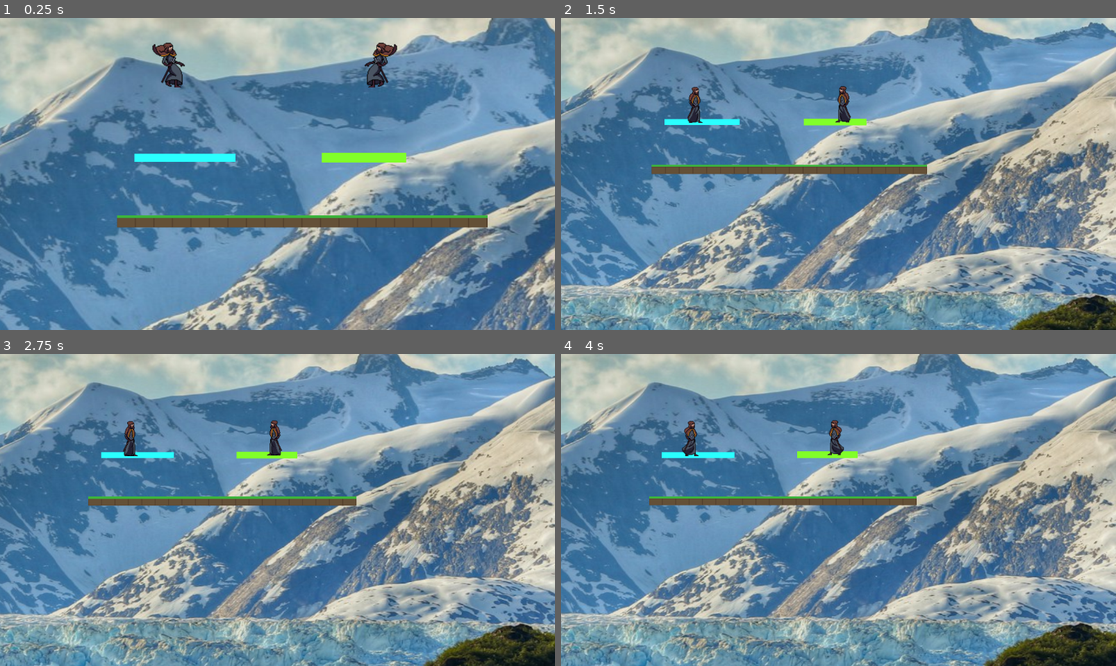
Above: before the commit, frames 1-4 (two rows, left to right).
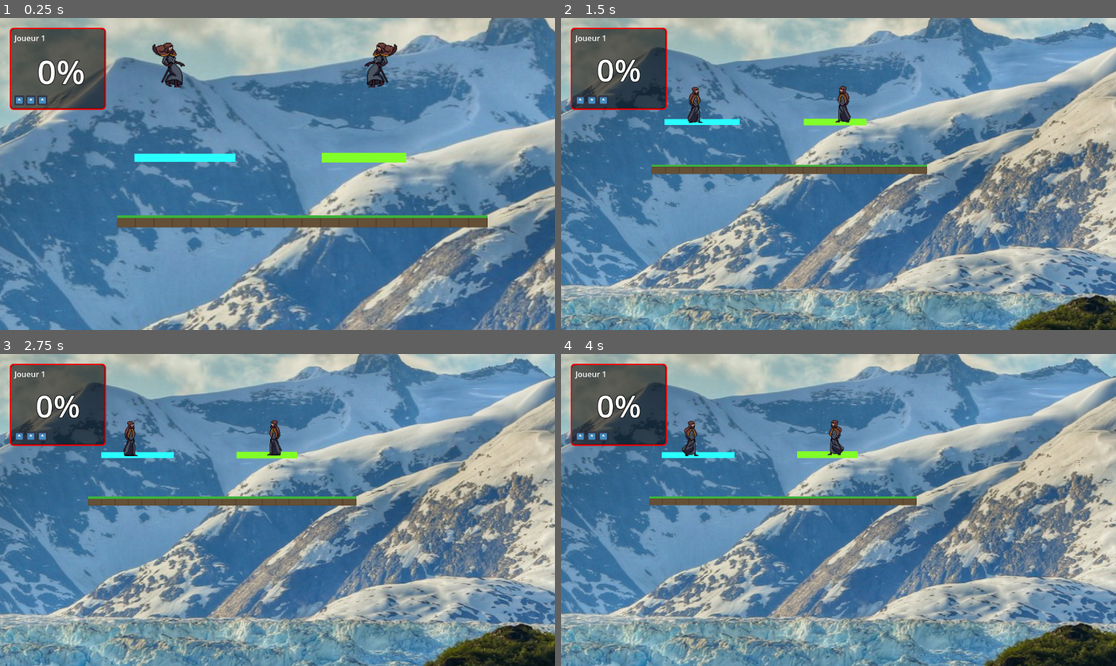
Above: after the commit, the same moments.

Repository: charles-priem/Fighter-i-
Game: Godot game, scene res://scenes/game_scene.tscn
The game is run twice, just before and just after one commit, with the same random seed, the same clock (stepped at 60 frames per second) and the same inputs. The engine's default icon, where the game draws it, is replaced by a stand-in: a white triangle on a blue panel in a dark square.
Inputs:
- Up to frame 1 (0.25 s): no input
- Up to frame 2 (1.5 s): no input
- Up to frame 3 (2.75 s): no input
- Up to frame 4 (4 s): no input

The runs differ from the first frame. In frame 1, 4.6% of the frame differs, in the area x 1-20%, y 3-30%; in frame 2, 4.6%; in frame 3, 4.6%; in frame 4, 4.6%.

Commit message:
HUD fonctionnel

Diff:
--- a/scenes/game_scene.tscn
+++ b/scenes/game_scene.tscn
@@ -31,6 +31,38 @@
 
 [sub_resource type="WorldBoundaryShape2D" id="WorldBoundaryShape2D_tcjrq"]
 
+[sub_resource type="StyleBoxFlat" id="StyleBoxFlat_b5spy"]
+content_margin_left = 10.0
+content_margin_top = 10.0
+content_margin_right = 10.0
+content_margin_bottom = 10.0
+bg_color = Color(0, 0, 0, 0.5686275)
+border_width_left = 3
+border_width_top = 3
+border_width_right = 3
+border_width_bottom = 3
+border_color = Color(0.91227055, 4.7168137e-06, 6.738305e-07, 1)
+corner_radius_top_left = 8
+corner_radius_top_right = 8
+corner_radius_bottom_right = 8
+corner_radius_bottom_left = 8
+
+[sub_resource type="StyleBoxFlat" id="StyleBoxFlat_utbpp"]
+content_margin_left = 10.0
+content_margin_top = 10.0
+content_margin_right = 10.0
+content_margin_bottom = 10.0
+bg_color = Color(0, 0, 0, 0.22745098)
+border_width_left = 3
+border_width_top = 3
+border_width_right = 3
+border_width_bottom = 3
+border_color = Color(0.009947663, 0.23879623, 1, 1)
+corner_radius_top_left = 8
+corner_radius_top_right = 8
+corner_radius_bottom_right = 8
+corner_radius_bottom_left = 8
+
 [node name="GameScene" type="Node2D" unique_id=2052335995]
 
 [node name="MainPlatform" type="StaticBody2D" parent="." unique_id=1955787088]
@@ -108,48 +140,6 @@
 position_smoothing_enabled = true
 script = ExtResource("2_onqr8")
 
-[node name="HUD" type="CanvasLayer" parent="." unique_id=1984876097]
-visible = false
-
-[node name="PlayerPanel" type="Control" parent="HUD" unique_id=201749791]
-layout_mode = 3
-anchors_preset = 0
-offset_right = 40.0
-offset_bottom = 40.0
-script = ExtResource("3_ycayy")
-
-[node name="Player1" type="Label" parent="HUD/PlayerPanel" unique_id=1980441701]
-layout_mode = 0
-offset_left = -348.0
-offset_top = -324.0
-offset_right = -283.0
-offset_bottom = -301.0
-text = "Joueur 1"
-
-[node name="P1Percent" type="Label" parent="HUD/PlayerPanel" unique_id=2049811477]
-layout_mode = 0
-offset_left = -345.0
-offset_top = -298.0
-offset_right = -305.0
-offset_bottom = -275.0
-text = "0%"
-
-[node name="Player2" type="Label" parent="HUD/PlayerPanel" unique_id=1922368111]
-layout_mode = 0
-offset_left = 219.0
-offset_top = -317.0
-offset_right = 284.0
-offset_bottom = -294.0
-text = "Joueur 2"
-
-[node name="P2Percent" type="Label" parent="HUD/PlayerPanel" unique_id=2063939086]
-layout_mode = 0
-offset_left = 223.0
-offset_top = -287.0
-offset_right = 263.0
-offset_bottom = -264.0
-text = "0%"
-
 [node name="background" type="Sprite2D" parent="." unique_id=1750403046]
 z_index = -1
 position = Vector2(218.99997, 547.0001)
@@ -165,3 +155,70 @@
 script = ExtResource("8_utbpp")
 max_jumps = 4
 player_number = 2
+
+[node name="HUD" type="CanvasLayer" parent="." unique_id=1605162887]
+
+[node name="HUDControl" type="Control" parent="HUD" unique_id=1148448568]
+layout_mode = 3
+anchors_preset = 15
+anchor_right = 1.0
+anchor_bottom = 1.0
+grow_horizontal = 2
+grow_vertical = 2
+script = ExtResource("3_ycayy")
+
+[node name="P1Panel" type="PanelContainer" parent="HUD/HUDControl" unique_id=977925547]
+custom_minimum_size = Vector2(200, 100)
+layout_mode = 0
+offset_left = 20.0
+offset_top = 20.0
+offset_right = 220.0
+offset_bottom = 171.0
+theme_override_styles/panel = SubResource("StyleBoxFlat_b5spy")
+
+[node name="VBoxContainer" type="VBoxContainer" parent="HUD/HUDControl/P1Panel" unique_id=1461022554]
+layout_mode = 2
+theme_override_constants/separation = 10
+
+[node name="P1Name" type="Label" parent="HUD/HUDControl/P1Panel/VBoxContainer" unique_id=76834902]
+layout_mode = 2
+text = "Joueur 1"
+
+[node name="P1Percent" type="Label" parent="HUD/HUDControl/P1Panel/VBoxContainer" unique_id=1675985525]
+layout_mode = 2
+theme_override_colors/font_outline_color = Color(0, 0, 0, 1)
+theme_override_constants/outline_size = 5
+theme_override_font_sizes/font_size = 64
+text = "0%"
+horizontal_alignment = 1
+
+[node name="P1Stocks" type="HBoxContainer" parent="HUD/HUDControl/P1Panel/VBoxContainer" unique_id=307571703]
+layout_mode = 2
+
+[node name="P2Panel" type="PanelContainer" parent="HUD/HUDControl" unique_id=1451034187]
+custom_minimum_size = Vector2(200, 100)
+layout_mode = 0
+offset_left = 1675.0
+offset_top = 20.0
+offset_right = 1875.0
+offset_bottom = 171.0
+theme_override_styles/panel = SubResource("StyleBoxFlat_utbpp")
+
+[node name="VBoxContainer" type="VBoxContainer" parent="HUD/HUDControl/P2Panel" unique_id=2062939722]
+layout_mode = 2
+theme_override_constants/separation = 10
+
+[node name="P2Name" type="Label" parent="HUD/HUDControl/P2Panel/VBoxContainer" unique_id=958592765]
+layout_mode = 2
+text = "Joueur 2"
+
+[node name="P2Percent" type="Label" parent="HUD/HUDControl/P2Panel/VBoxContainer" unique_id=1657415330]
+layout_mode = 2
+theme_override_colors/font_outline_color = Color(0, 0, 0, 1)
+theme_override_constants/outline_size = 5
+theme_override_font_sizes/font_size = 64
+text = "0%"
+horizontal_alignment = 1
+
+[node name="P2Stocks" type="HBoxContainer" parent="HUD/HUDControl/P2Panel/VBoxContainer" unique_id=1346808228]
+layout_mode = 2
--- a/scripts/base_player.gd
+++ b/scripts/base_player.gd
@@ -181,7 +181,7 @@
 	stocks -= 1
 	emit_signal("stock_lost", player_number, stocks)
 
-	var hud = get_tree().root.get_node_or_null("GameScene/HUD/Control")
+	var hud = get_tree().root.get_node_or_null("GameScene/HUD/HUDControl")
 	if hud:
 		hud.update_stocks(player_number, stocks)
 
@@ -209,7 +209,7 @@
 
 # HUD
 func update_hud():
-	var hud = get_tree().root.get_node_or_null("GameScene/HUD/Control")
+	var hud = get_tree().root.get_node_or_null("GameScene/HUD/HUDControl")
 	if hud:
 		hud.update_percent(player_number, damage_percent)
 
--- a/scripts/hud.gd
+++ b/scripts/hud.gd
@@ -1,24 +1,63 @@
 extends Control
 
-@onready var p1_percent = $P1Percent
-@onready var p2_percent = $P2Percent
+# --- REFERENCES AUX NOEUDS ---
+@onready var p1_percent = $P1Panel/VBoxContainer/P1Percent
+@onready var p2_percent = $P2Panel/VBoxContainer/P2Percent
 
+@onready var p1_stocks = $P1Panel/VBoxContainer/P1Stocks
+@onready var p2_stocks = $P2Panel/VBoxContainer/P2Stocks
+
+# --- COULEURS DE DEGATS ---
+const COLOR_SAFE   = Color(1.0, 1.0, 1.0) # Blanc (0-49%)
+const COLOR_WARN   = Color(1.0, 0.9, 0.2) # Jaune (50-99%)
+const COLOR_DANGER = Color(1.0, 0.5, 0.1) # Orange (100-149%)
+const COLOR_CRIT   = Color(1.0, 0.15, 0.15) # Rouge (150%+)
+
+func _ready():
+	# On initialise l'affichage des vies au départ (3 par défaut)
+	update_stocks(1, 3)
+	update_stocks(2, 3)
+
+	# Affichage de base au lancement
+	update_percent(1, 0.0)
+	update_percent(2, 0.0)
+
+# --- MISE A JOUR DU POURCENTAGE ---
 func update_percent(player_num: int, percent: float):
-	# Arrondir le pourcentage et l'afficher
-	var text = str(int(percent)) + "%"
+	var label = p1_percent if player_num == 1 else p2_percent
 
-	if player_num == 1:
-		p1_percent.text = text
+	# 1. Mettre à jour le texte
+	label.text = str(int(percent)) + "%"
+
+	# 2. Changer la couleur selon le danger
+	if percent < 50:
+		label.add_theme_color_override("font_color", COLOR_SAFE)
+	elif percent < 100:
+		label.add_theme_color_override("font_color", COLOR_WARN)
+	elif percent < 150:
+		label.add_theme_color_override("font_color", COLOR_DANGER)
 	else:
-		p2_percent.text = text
+		label.add_theme_color_override("font_color", COLOR_CRIT)
 
-	# Changer la couleur selon le danger
-	var label = p1_percent if player_num == 1 else p2_percent
-	if percent < 50:
-		label.modulate = Color.WHITE
-	elif percent < 100:
-		label.modulate = Color.YELLOW
-	elif percent < 150:
-		label.modulate = Color.ORANGE
-	else:
-		label.modulate = Color.RED
+	# 3. Petit effet de "Pop" quand on prend un coup
+	var tween = get_tree().create_tween()
+	tween.tween_property(label, "scale", Vector2(1.3, 1.3), 0.1)
+	tween.tween_property(label, "scale", Vector2(1.0, 1.0), 0.2)
+
+# --- MISE A JOUR DES VIES ---
+func update_stocks(player_num: int, stocks_remaining: int):
+	var stock_container = p1_stocks if player_num == 1 else p2_stocks
+
+	# On vide les anciennes icônes
+	for child in stock_container.get_children():
+		child.queue_free()
+
+	# On ajoute autant d'icônes qu'il reste de vies
+	for i in range(stocks_remaining):
+		var icon = TextureRect.new()
+		# Remplace par le chemin de ton icône de vie (ex: tête du prof)
+		icon.texture = load("res://icon.svg")
+		icon.custom_minimum_size = Vector2(20, 20)
+		icon.expand_mode = TextureRect.EXPAND_IGNORE_SIZE
+		icon.stretch_mode = TextureRect.STRETCH_KEEP_ASPECT_CENTERED
+		stock_container.add_child(icon)
